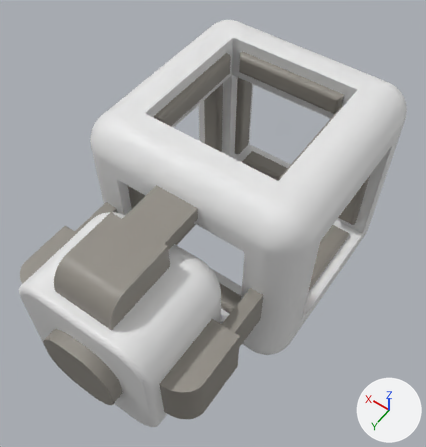
The FBX model Assets/Models/harpoon/harpoon_station.fbx: old version first, new version second.
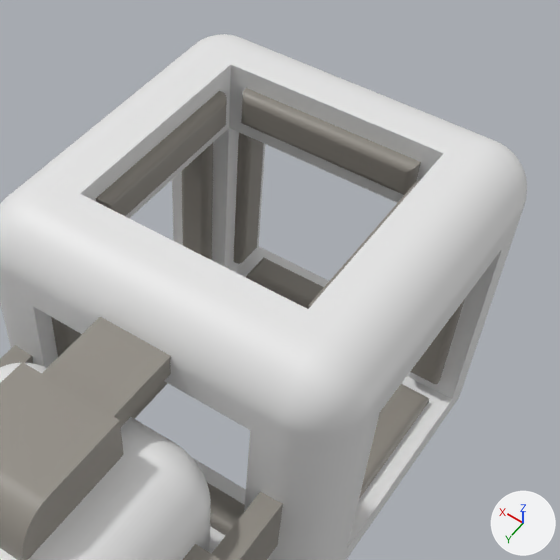
Old and new are each drawn whole from a 50 mm lens placed at (-1.59, 0.59, 3.51), pointed at (-0.01, -1.63, 0.03) and again close up on the part from 23% to 100% of the width and 0% to 73% of the height. Arrows for +X, +Y and +Z are at lower right; the lights stay in place. Where no turn or scale is listed for an object, it has been applied to the vertices. Vertices at the same position are counted once.

Names of what the first close-up shows: 'HarpoonStation'.
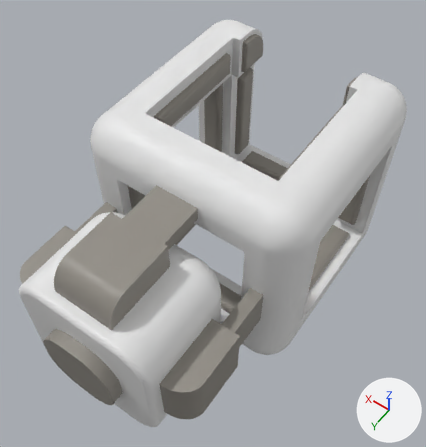
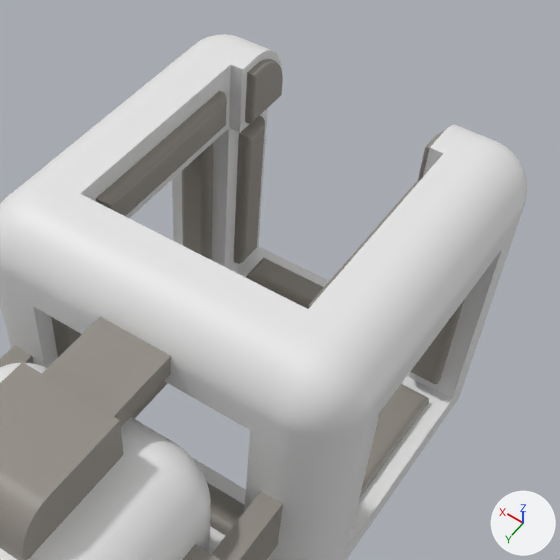
Patch to the scene script:
```diff
--- a/Assets/Models/harpoon/harpoon_station.fbx.py
+++ b/Assets/Models/harpoon/harpoon_station.fbx.py
@@ me_harpoonstation @@
 # used by ob_harpoonstation; location = (0.0, -2.112, 0.0)
-me_harpoonstation.from_pydata(...)  # 13928 vertices, 13525 faces; spans x -0.86..0.86, y -0.86..1.93, z -0.86..0.86
+me_harpoonstation.from_pydata(...)  # 14416 vertices, 13984 faces; spans x -0.86..0.86, y -0.86..1.93, z -0.86..0.86
+# me_harpoonstation part 1: 128 vertices removed from x -0.43..0.43, y -0.78..-0.46, z 0.46..0.78; 616 vertices added at x -0.46..0.46, y -0.86..-0.52, z 0.52..0.86
 me_harpoonstation.materials.append(mat_primary_003)
```

Pixel boxes [x1, y1, x2, y2] of what changed, in the close-ups (560 x 560 px):
part 1 of me_harpoonstation, built on
    before: [229, 65, 444, 203]
    after: [224, 37, 493, 345]
